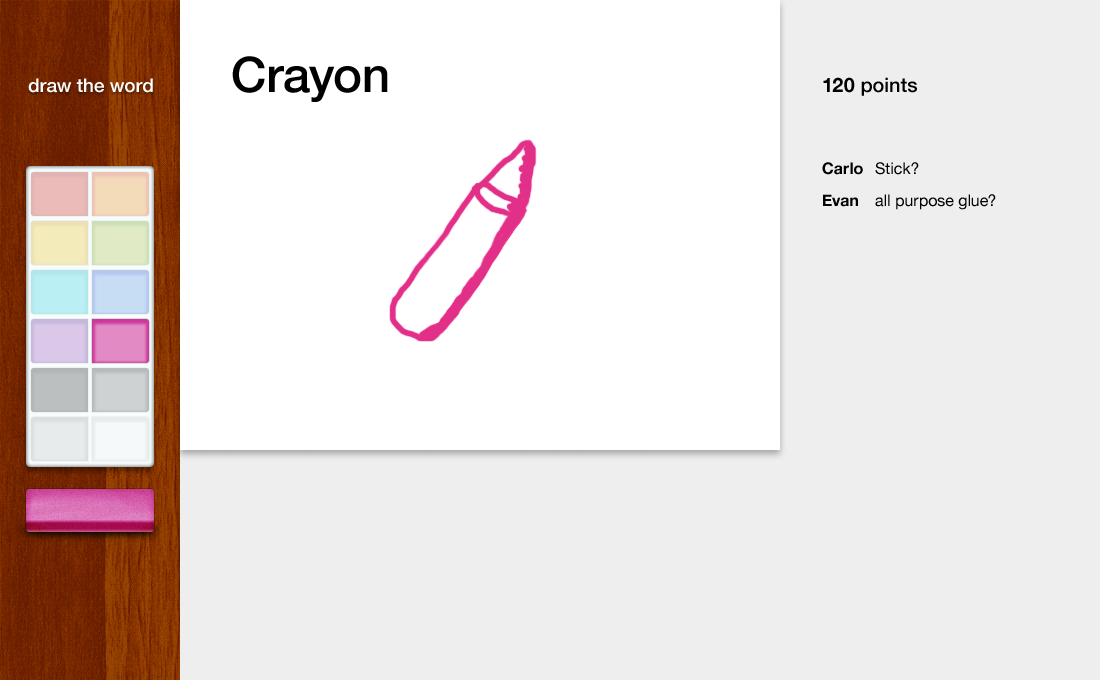
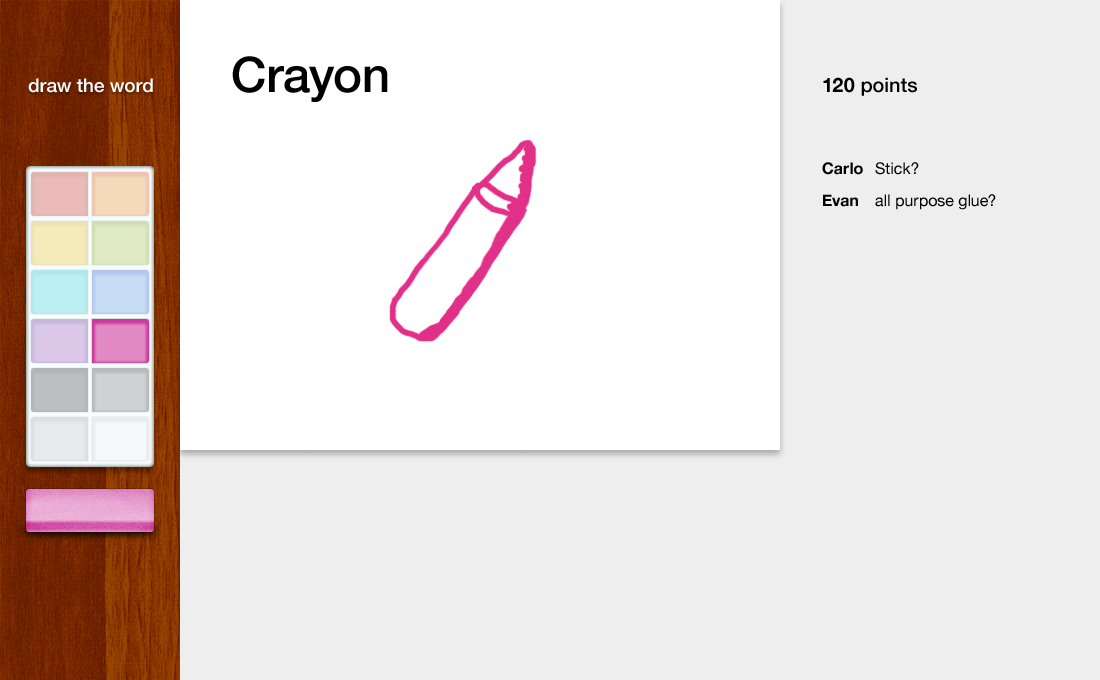
Layer changes from the first 1100 × 680 image to the second:
renamed "edge" to "edge darker", opacity 100% → 56% over [26, 489, 154, 532]
painted on "base" (4th of 4, in "eraser") over [26, 489, 154, 532]
